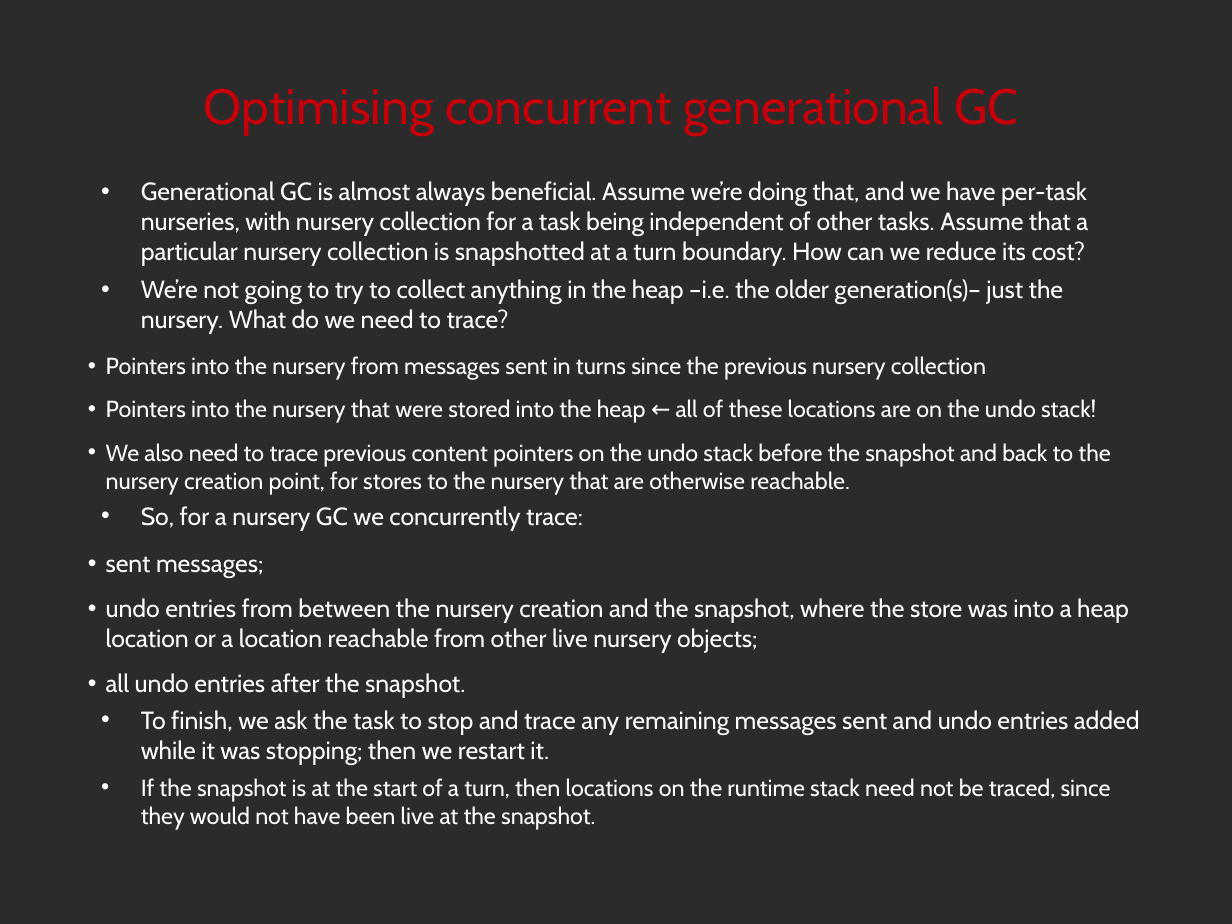
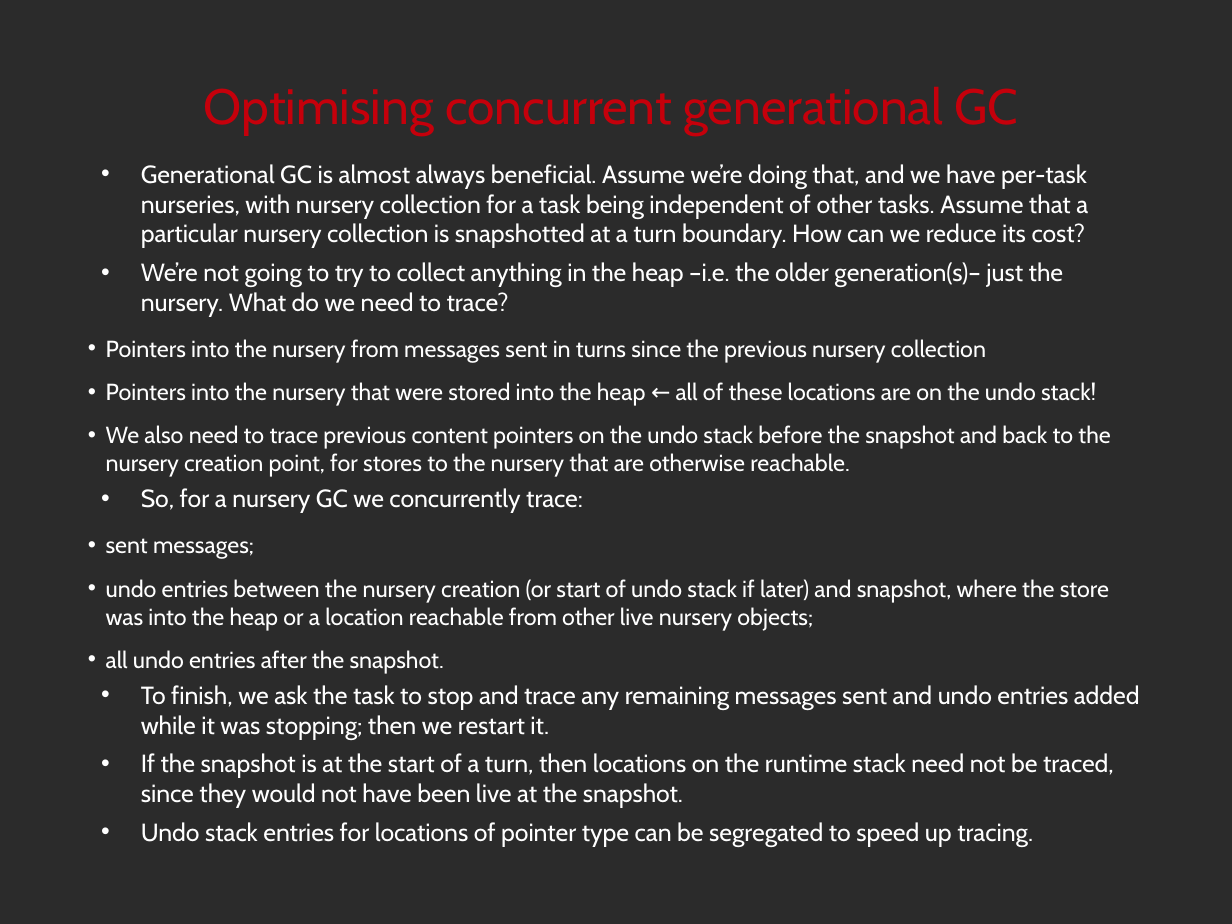
Before and after one commit to noether-lang/noether, a slide deck: slide 28 of doc/presentations/StrangeLoop2014/handling.odp. Drawn at 1232x924 pixels with LibreOffice and Linux fonts; fonts in the diff are those of the drawing; background and template pictures are left out; a plain dark background stands for a picture behind light text. Boxes give left, top, right and bottom in pixels: in the first picture for what was removed or moved away, otherwise in the second. Text is boxed around its words. In the diff, an @@ line names an element or a change of style, - is before the commit and + after.

Commit message:
More minor tweaks to concurrent GC in error handling talk slides.

```diff
--- a/doc/presentations/StrangeLoop2014/handling.odp
+++ b/doc/presentations/StrangeLoop2014/handling.odp
@@ text "Generational GC is almost always ...": place and size @@
-text "Generational GC is almost always ..." at box(106, 181, 1140, 830)
+text "Generational GC is almost always ..." at box(106, 164, 1140, 846)
@@ text at box(106, 538, 1114, 808): size 16 to 15 pt in "sent messages;", "all undo entries after the snapshot."; size 15 to 16 pt in "If the snapshot is at the start ..." @@
@@ text at box(106, 579, 1109, 631): text changed; size 16 to 15 pt @@
-  • undo entries from between the nursery creation and the snapshot, where the store was into a heap location or a location reachable from other live nursery objects;
+  • undo entries between the nursery creation (or start of undo stack if later) and snapshot, where the store was into the heap or a location reachable from other live nursery objects;
@@ text at box(141, 822, 1033, 846): paragraph added @@
+• Undo stack entries for locations of pointer type can be segregated to speed up tracing.
```
Also in this commit, not shown: 1 other slide changed, 1 other file.
